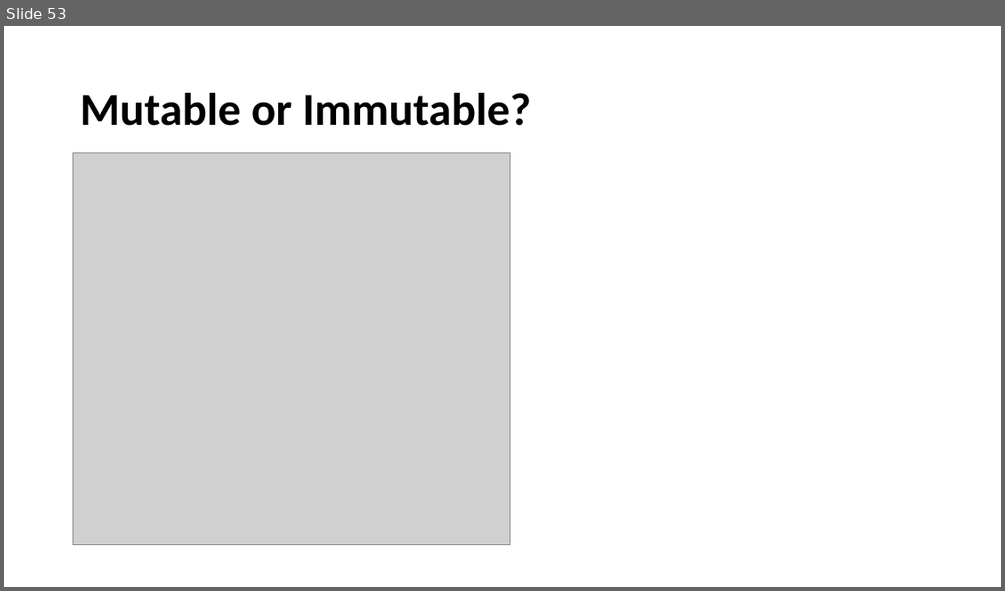
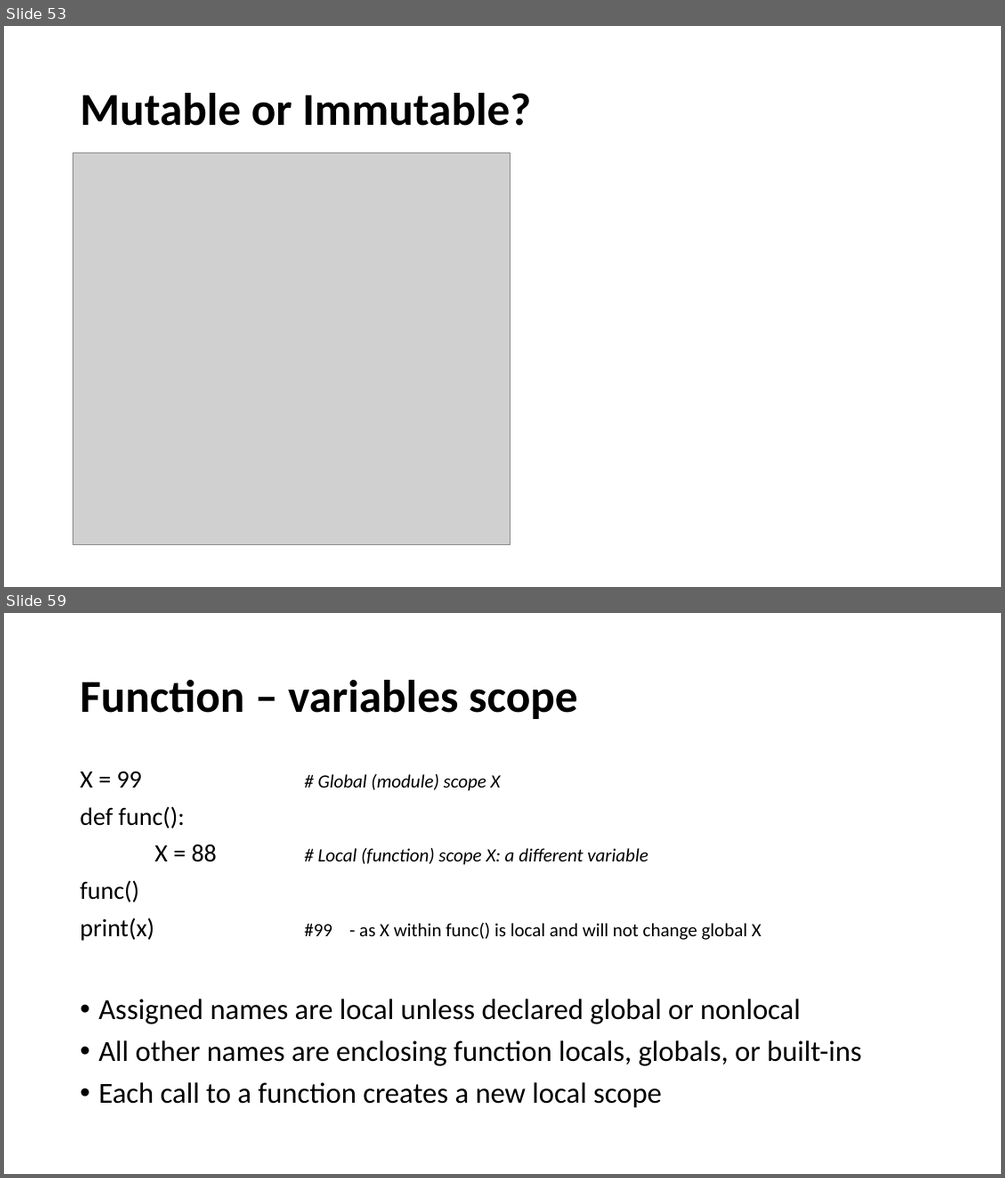
Before and after one commit to ankitagrawal579/Python, a slide deck: Python Ppt.pptx. Shown one above the other, each under a label of ours: slide 53 before the commit, slides 53 and 59 after it; the slides between them are not shown. The pictures are 1005x591 and 1005x1178 pixels, drawn with LibreOffice and Linux fonts; fonts in the diff are those of the drawing; grey boxes stand for pictures. Boxes give left, top, right and bottom in pixels: in the first picture for what was removed or moved away, otherwise in the second. Text is boxed around its words. In the diff, an @@ line names an element or a change of style, - is before the commit and + after.

Commit message:
python functions are added

```diff
--- a/Python Ppt.pptx
+++ b/Python Ppt.pptx
@@ slide 59 added at box(4, 613, 1001, 1174), background #FFFFFF @@
@@ title added at box(80, 680, 578, 719), 44 pt, text #000000, bold @@
+Function – variables scope
@@ text added at box(80, 771, 862, 1108), 28 pt, text #000000 @@
+X = 99 # Global (module) scope X
+def func():
+X = 88 # Local (function) scope X: a different variable
+func()
+print(x) #99 - as X within func() is local and will not change global X
+• Assigned names are local unless declared global or nonlocal
+• All other names are enclosing function locals, globals, or built-ins
+• Each call to a function creates a new local scope
```
Also in this commit, not shown: 10 slides changed, 13 other slides added.
